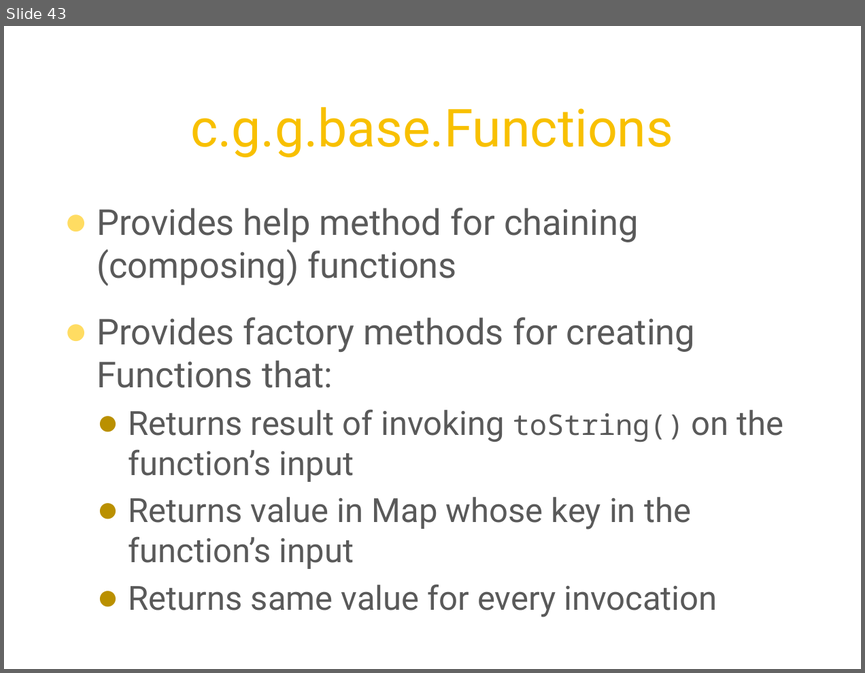
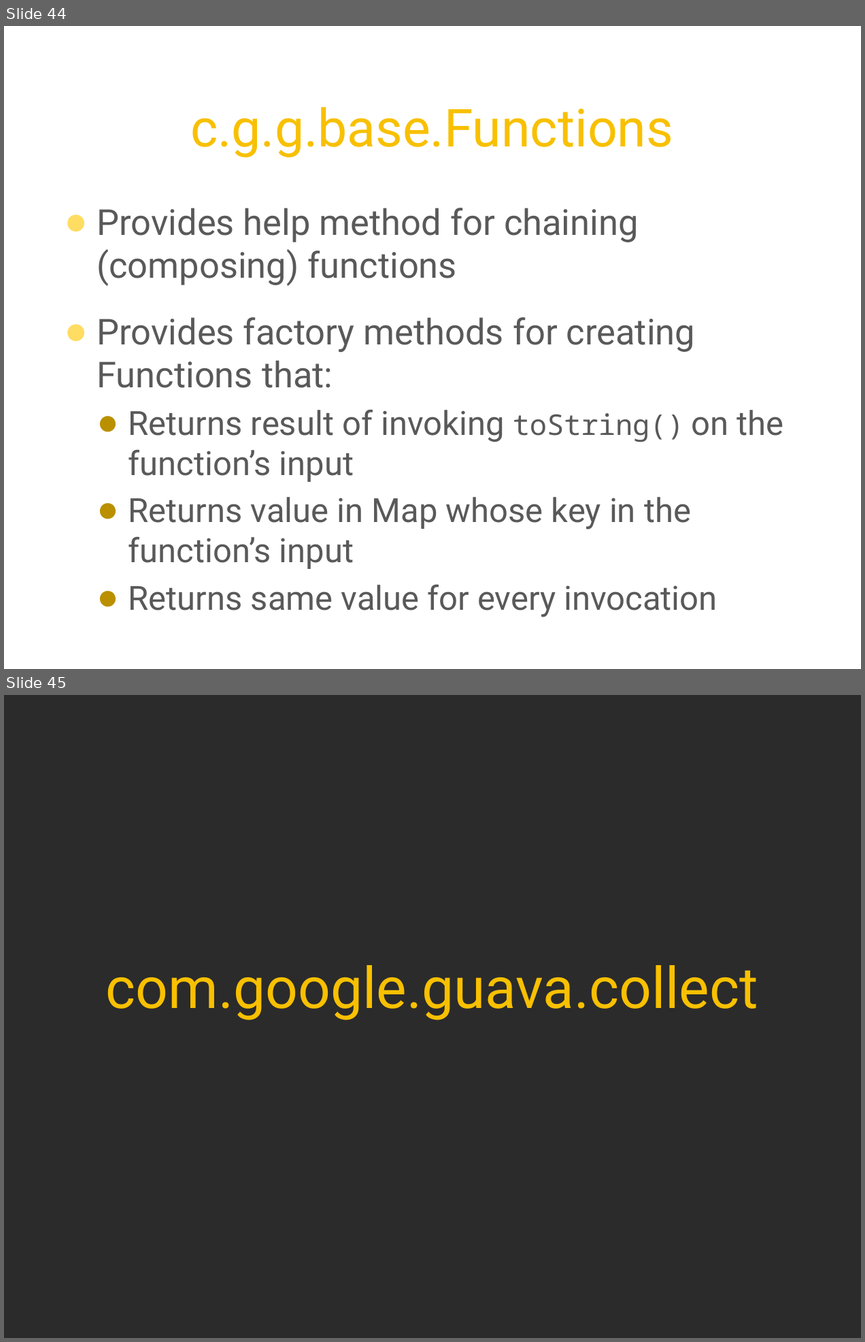
Before and after one commit to twoqubed/JavaMUG-Guava, a slide deck: JavaMUG - Guava.pptx. Shown one above the other, each under a label of ours: slide 43 before the commit, slides 44 and 45 after it. The pictures are 865x673 and 865x1342 pixels, drawn with LibreOffice and Linux fonts; fonts in the diff are those of the drawing; background and template pictures are left out; a plain dark background stands for a picture behind light text. Boxes give left, top, right and bottom in pixels: in the first picture for what was removed or moved away, otherwise in the second. Text is boxed around its words. In the diff, an @@ line names an element or a change of style, - is before the commit and + after.

```diff
--- a/JavaMUG - Guava.pptx
+++ b/JavaMUG - Guava.pptx
@@ slide 45 added at box(4, 695, 861, 1338), background picture (left out) @@
@@ title added at box(106, 965, 758, 1020), 48 pt, text #F8C000 @@
+com.google.guava.collect
@@ what was slide 43 is now slide 44 @@
```
Also in this commit, not shown: 2 slides changed, 1 other slide added.
